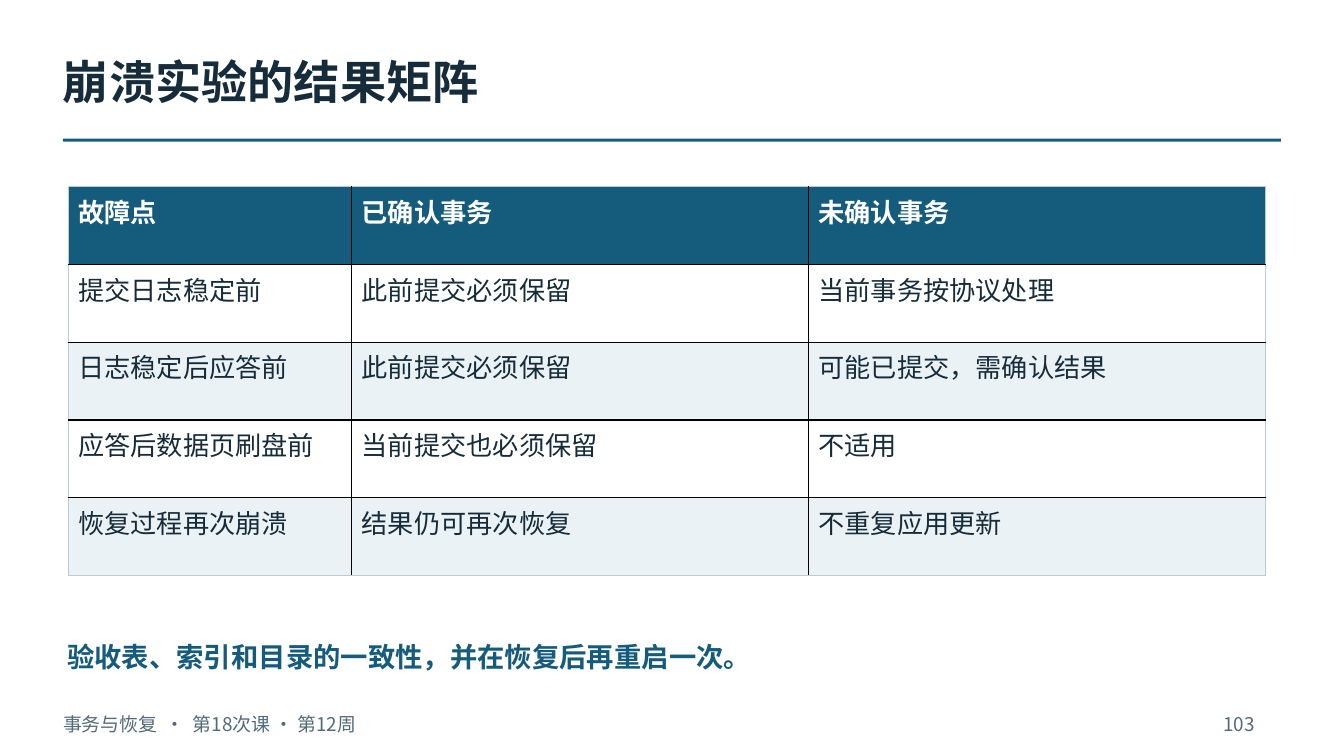
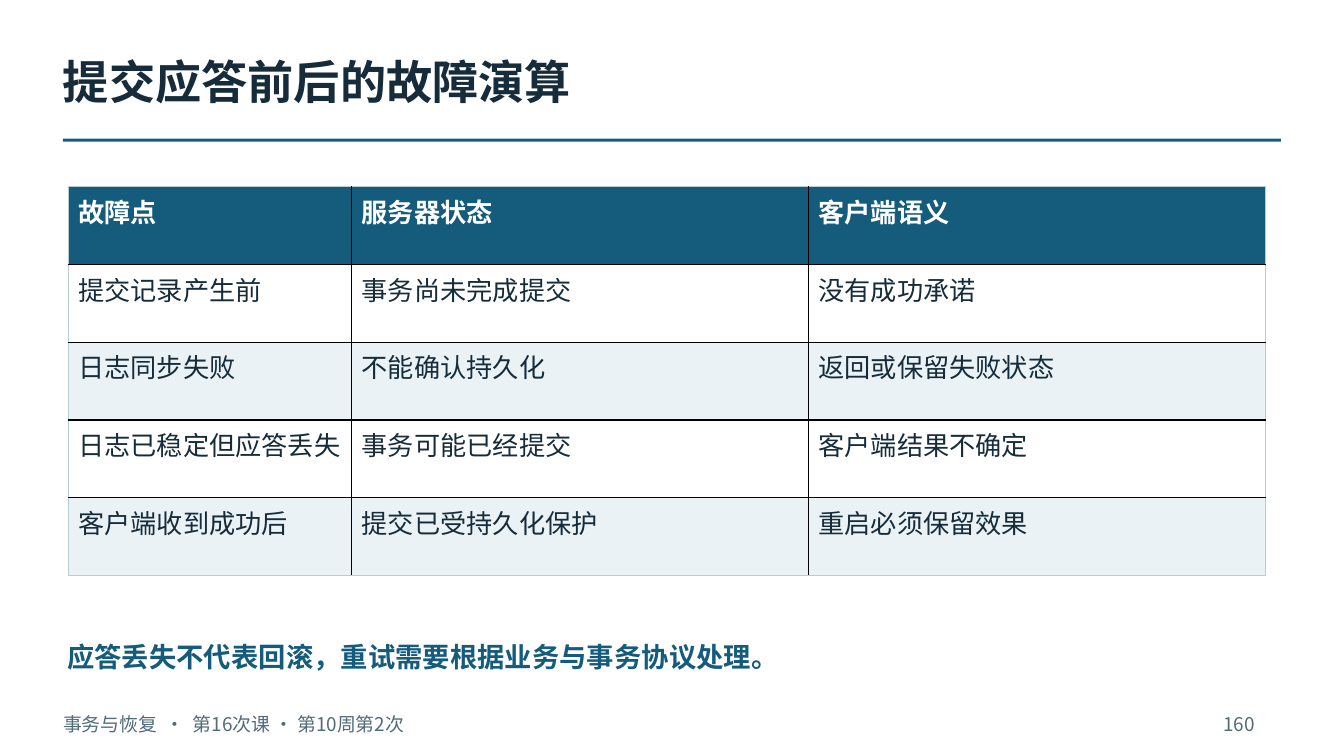
Before and after one commit to intellistream/database-kernel-course-student, a slide deck: slide 160 of 01_课件（第6版）/04_事务与恢复.pptx (slide 103 before the commit). Drawn at 1344x756 pixels with LibreOffice and Linux fonts; fonts in the diff are those of the drawing. Boxes give left, top, right and bottom in pixels: in the first picture for what was removed or moved away, otherwise in the second. Text is boxed around its words. In the diff, an @@ line names an element or a change of style, - is before the commit and + after.

```diff
--- a/01_课件（第6版）/04_事务与恢复.pptx
+++ b/01_课件（第6版）/04_事务与恢复.pptx
@@ text at [63,59,571,103]: text changed @@
-崩溃实验的结果矩阵
+提交应答前后的故障演算
@@ table at [69,187,1265,575] @@
-row 1, column 2: 已确认事务
+row 1, column 2: 服务器状态
-row 1, column 3: 未确认事务
+row 1, column 3: 客户端语义
-row 2: 提交日志稳定前 | 此前提交必须保留 | 当前事务按协议处理
+row 2: 提交记录产生前 | 事务尚未完成提交 | 没有成功承诺
-row 3: 日志稳定后应答前 | 此前提交必须保留 | 可能已提交，需确认结果
+row 3: 日志同步失败 | 不能确认持久化 | 返回或保留失败状态
-row 4: 应答后数据页刷盘前 | 当前提交也必须保留 | 不适用
+row 4: 日志已稳定但应答丢失 | 事务可能已经提交 | 客户端结果不确定
-row 5: 恢复过程再次崩溃 | 结果仍可再次恢复 | 不重复应用更新
+row 5: 客户端收到成功后 | 提交已受持久化保护 | 重启必须保留效果
@@ text at [67,643,778,671]: text changed @@
-验收表、索引和目录的一致性，并在恢复后再重启一次。
+应答丢失不代表回滚，重试需要根据业务与事务协议处理。
@@ text at [63,715,404,733]: text changed @@
-事务与恢复 · 第18次课 · 第12周
+事务与恢复 · 第16次课 · 第10周第2次
@@ text at [1223,717,1254,731]: text changed @@
-103
+160
```
Also in this commit, not shown: 64 other slides changed, 181 slides added, 38 slides removed, 9 other files.
